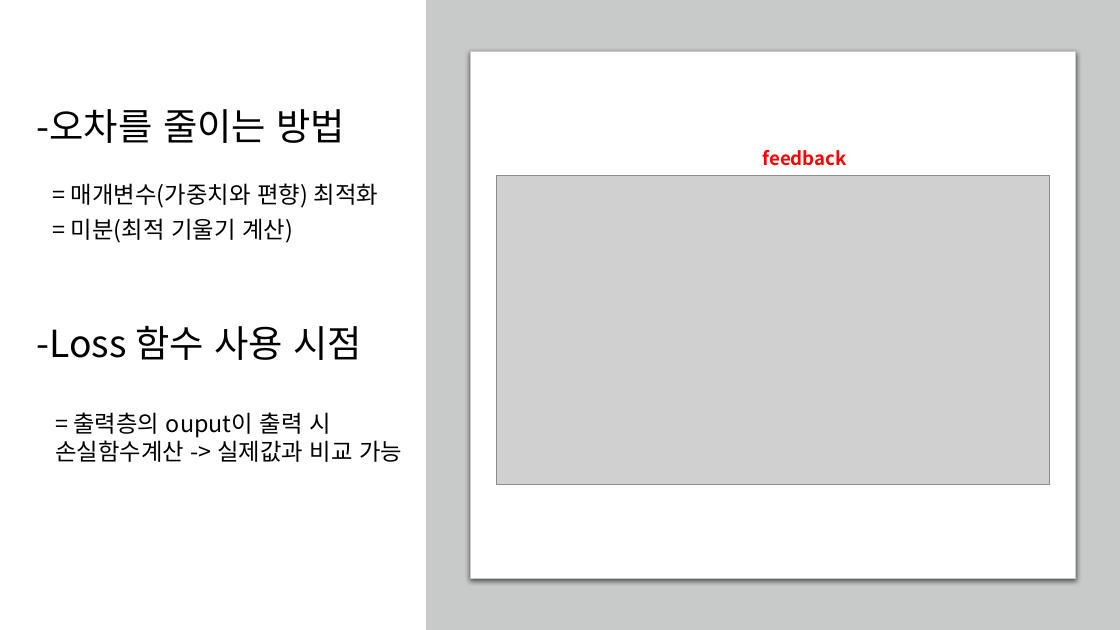
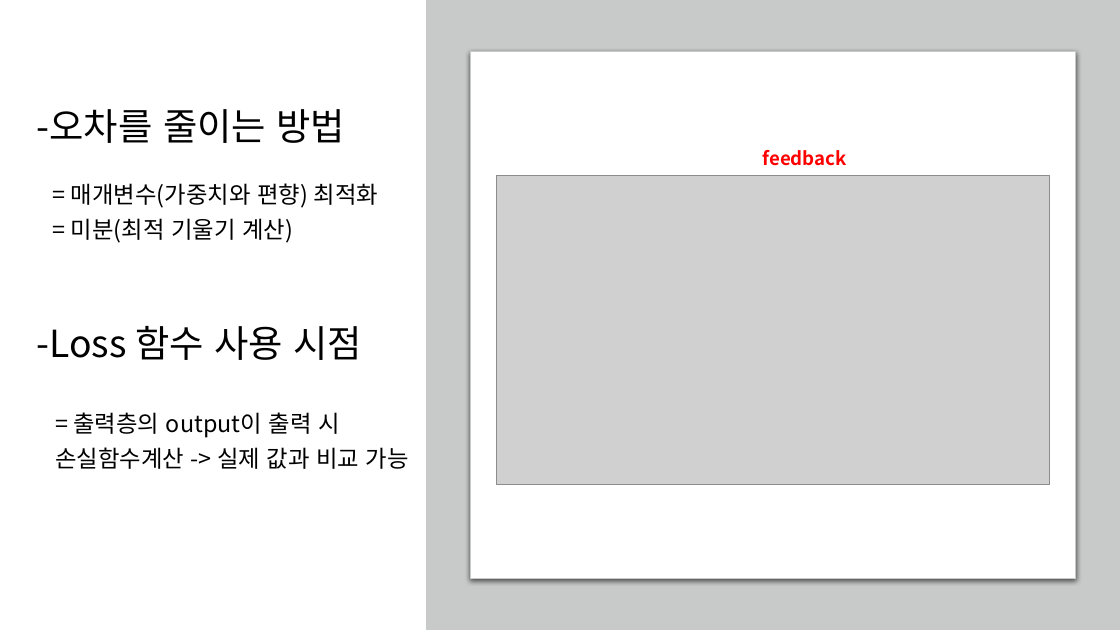
Before and after one commit to seungjae6874/Deeplearning, a slide deck: slide 6 of summary/Loss&Activation Function.pptx. Drawn at 1120x630 pixels with LibreOffice and Linux fonts; fonts in the diff are those of the drawing; grey boxes stand for pictures. Boxes give left, top, right and bottom in pixels: in the first picture for what was removed or moved away, otherwise in the second. Text is boxed around its words. In the diff, an @@ line names an element or a change of style, - is before the commit and + after.

```diff
--- a/summary/Loss&Activation Function.pptx
+++ b/summary/Loss&Activation Function.pptx
@@ text at bbox=[55, 412, 409, 469]: text changed @@
-= 출력층의 ouput이 출력 시 손실함수계산 -> 실제값과 비교 가능
+= 출력층의 output이 출력 시
+손실함수계산 -> 실제 값과 비교 가능
```
Also in this commit, not shown: 5 other slides changed, 1 other file.
